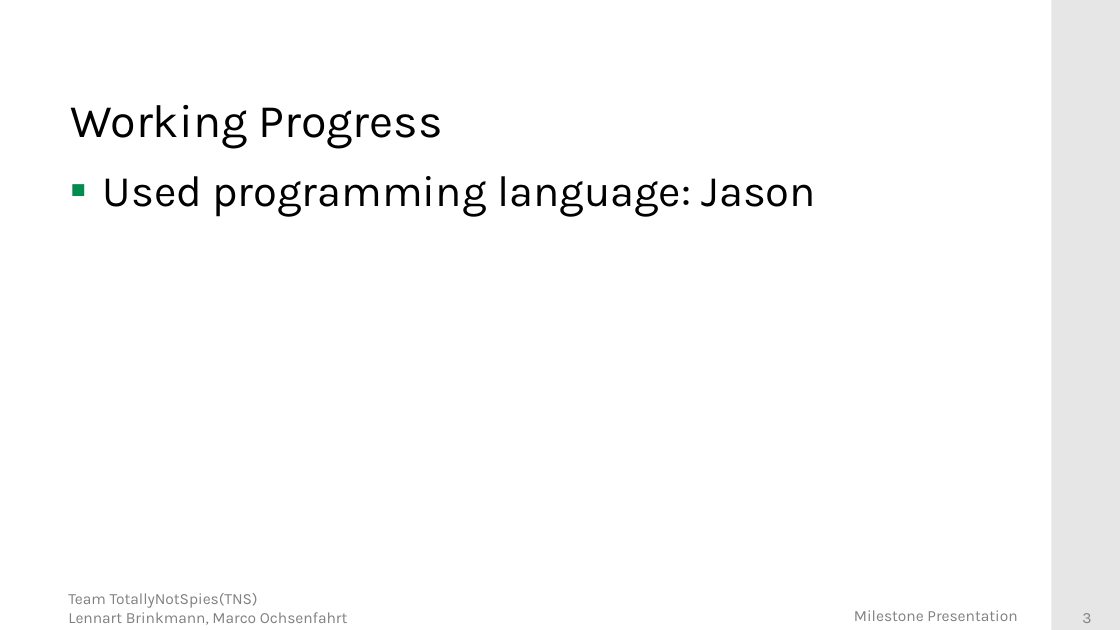
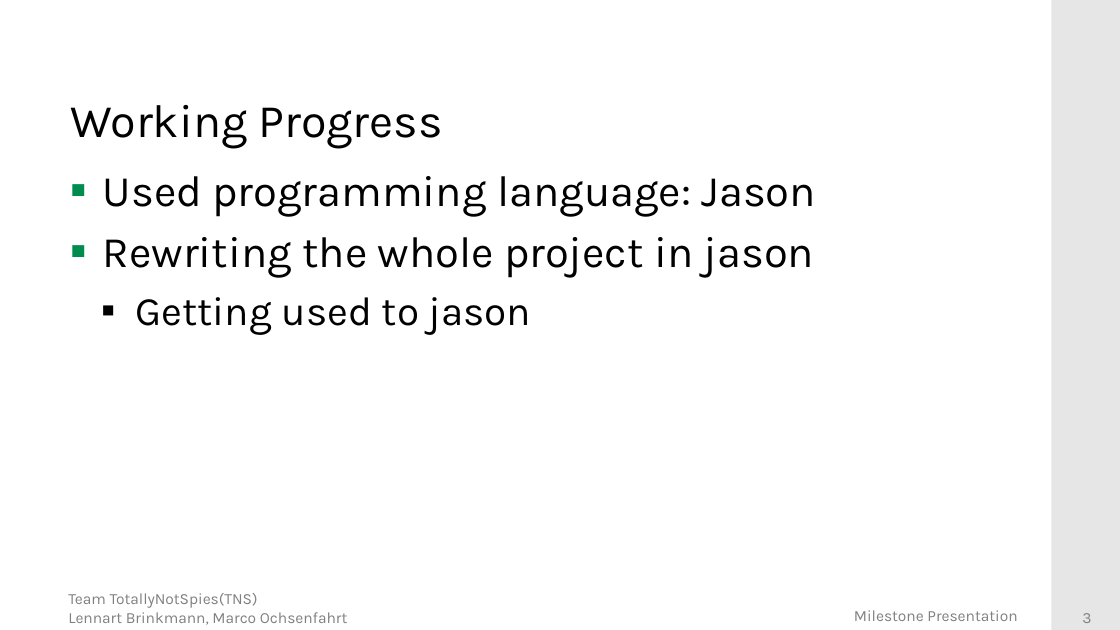
Before and after one commit to DieMango/PiB_Bri_Och, a slide deck: slide 3 of Milestone2 Presentation.pptx. Drawn at 1120x630 pixels with LibreOffice and Linux fonts; fonts in the diff are those of the drawing; background and template pictures are left out. Boxes give left, top, right and bottom in pixels: in the first picture for what was removed or moved away, otherwise in the second. Text is boxed around its words. In the diff, an @@ line names an element or a change of style, - is before the commit and + after.

```diff
--- a/Milestone2 Presentation.pptx
+++ b/Milestone2 Presentation.pptx
@@ text at box(103, 237, 814, 335): paragraphs added @@
+▪ Rewriting the whole project in jason
+  ▪ Getting used to jason
```
